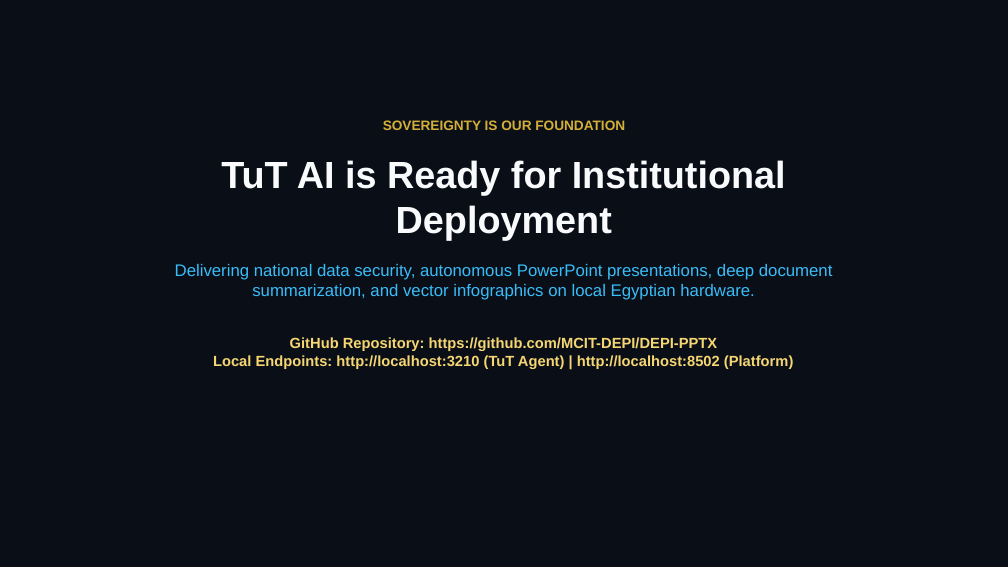
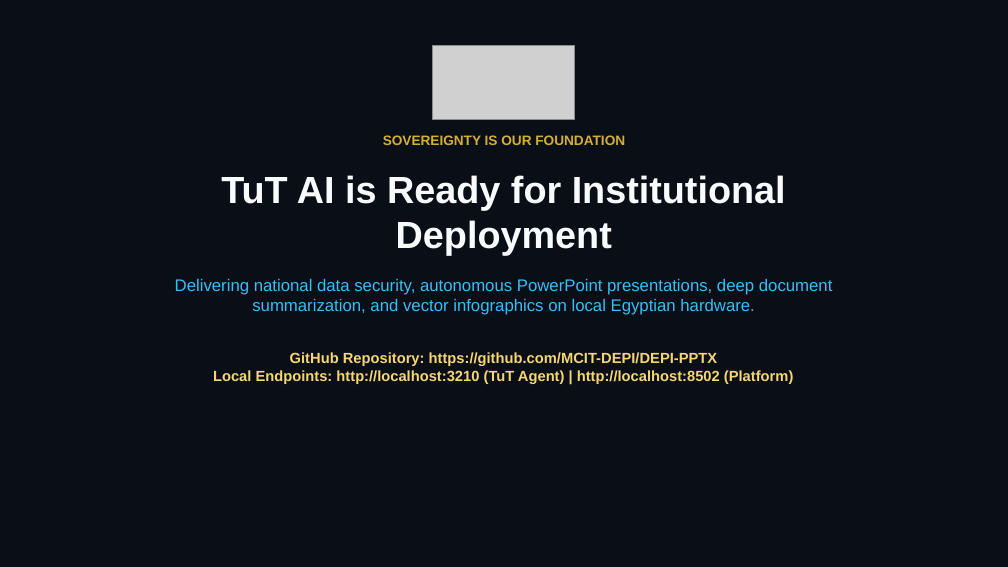
Before and after one commit to AhmdArFa/MCIT-AI-Workspace, a slide deck: slide 14 of TuT_AI_Marketing_Pitch_Deck.pptx. Drawn at 1008x567 pixels with LibreOffice and Linux fonts; fonts in the diff are those of the drawing; grey boxes stand for pictures. Boxes give left, top, right and bottom in pixels: in the first picture for what was removed or moved away, otherwise in the second. Text is boxed around its words. In the diff, an @@ line names an element or a change of style, - is before the commit and + after.

```diff
--- a/TuT_AI_Marketing_Pitch_Deck.pptx
+++ b/TuT_AI_Marketing_Pitch_Deck.pptx
@@ picture added at [433,45,575,119] @@
@@ text "SOVEREIGNTY IS OUR FOUNDATION": place and size @@
-text "SOVEREIGNTY IS OUR FOUNDATION" at [175,120,833,369]
+text "SOVEREIGNTY IS OUR FOUNDATION" at [175,135,833,384]
```
Also in this commit, not shown: 13 other slides changed, 9 other files.
